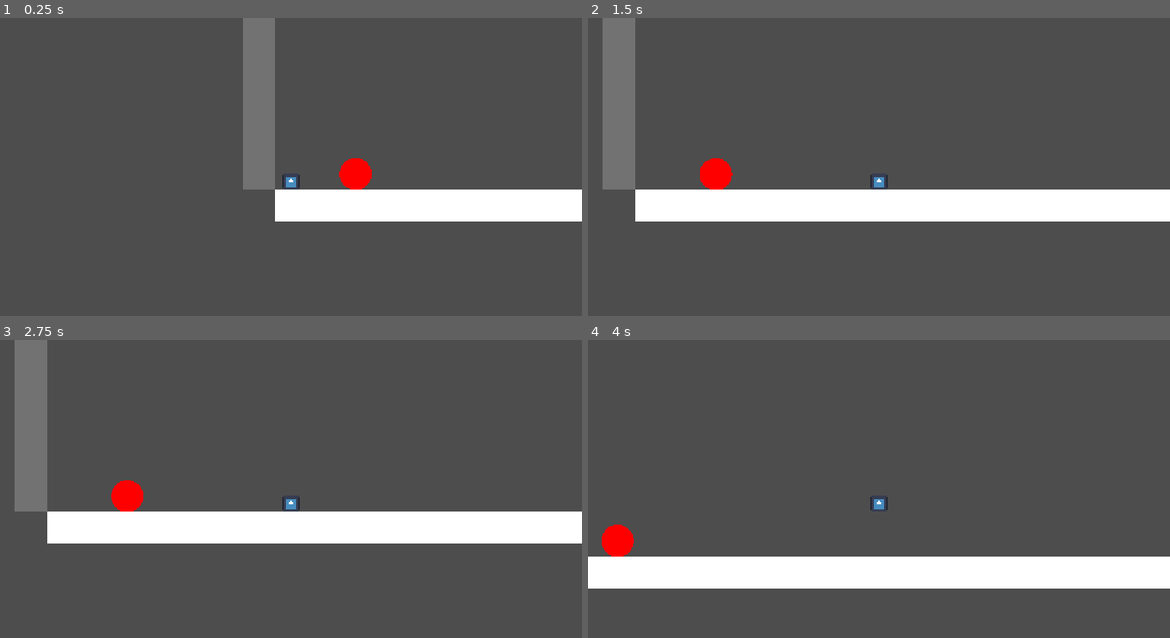
Above: before the commit, frames 1-4 (two rows, left to right).
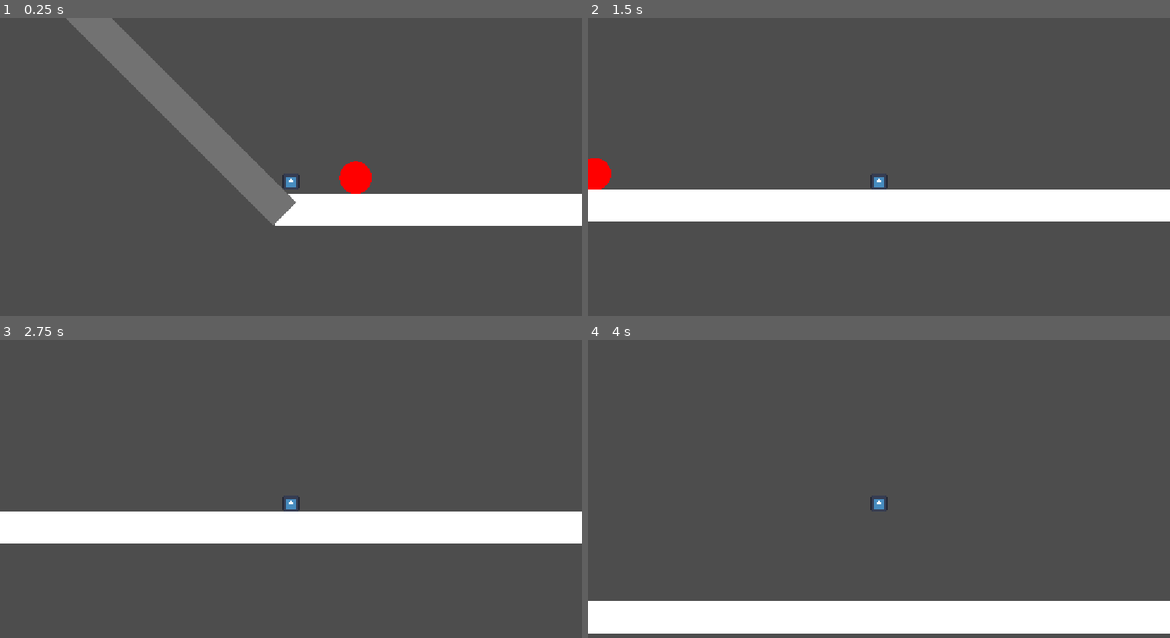
Above: after the commit, the same moments.

Repository: AlanW-bths/NYC-Haven-Jam
Game: Godot game, scene res://Sisyphus.tscn
The game is run twice, just before and just after one commit, with the same random seed, the same clock (stepped at 60 frames per second) and the same inputs. This scene is started directly instead of the project's main scene. The engine's default icon, where the game draws it, is replaced by a stand-in: a white triangle on a blue panel in a dark square.
Inputs:
- Up to frame 1 (0.25 s): no input
- Up to frame 2 (1.5 s): tap Enter at 0.5 s; hold Shift (sprint) 0.53-1.28 s; hold Right (right) from 0.53 s (still down); tap Space (jump) at 0.77 s; tap Shift (sprint) at 1.35 s
- Up to frame 3 (2.75 s): tap Space (jump) at 1.52 s; release Right (right) at 2.03 s; hold Left (left) from 2.03 s (still down); hold Shift (sprint) from 2.03 s (still down)
- Up to frame 4 (4 s): release Left (left) at 2.78 s; release Shift (sprint) at 2.78 s; hold Right (right) from 2.78 s (still down); tap Shift (sprint) at 2.85 s; tap Space (jump) at 3.02, 3.77 s; hold Shift (sprint) from 3.53 s (still down)

The runs differ from the first frame. In frame 1, 9.1% of the frame differs, in the area x 11-100%, y 0-70%; in frame 2, 4.8%; in frame 3, 4.6%; in frame 4, 22%, in the area x 0-100%, y 61-99%.

Commit message:
Made rigid body interactions work
Player movement script allows player body to interact with other physics objects

Diff:
--- a/do-your-best!/Main_Menu.tscn
+++ b/do-your-best!/Main_Menu.tscn
@@ -7,3 +7,9 @@
 anchor_bottom = 1.0
 grow_horizontal = 2
 grow_vertical = 2
+
+[node name="Container" type="Container" parent="." unique_id=1233438900]
+layout_mode = 0
+offset_right = 996.9231
+offset_bottom = 80.99977
+scale = Vector2(1.1555555, 8.000022)
--- a/do-your-best!/PlayerMovement.gd
+++ b/do-your-best!/PlayerMovement.gd
@@ -3,9 +3,10 @@
 
 var speed = 75.0
 var sprint_speed = 150.0
-var acceleration = 400.0
-var deceleration = 300.0
+var acceleration = 200.0
+var deceleration = 150.0
 var jump_velocity = -200.0
+var force = 80.0
 
 func _physics_process(delta: float) -> void:
 	# Apply gravity
@@ -26,4 +27,9 @@
 	else:
 		#Decelerate
 		velocity.x = move_toward(velocity.x, 0, deceleration * delta)
+	if move_and_slide(): # true if collided
+		for i in get_slide_collision_count():
+			var col = get_slide_collision(i)
+			if col.get_collider() is RigidBody2D:
+				col.get_collider().apply_force(col.get_normal() * -force)
 	move_and_slide()
--- a/do-your-best!/Sisyphus.tscn
+++ b/do-your-best!/Sisyphus.tscn
@@ -47,9 +47,9 @@
 
 [node name="Ball" type="RigidBody2D" parent="Sisyphus" unique_id=1400348022]
 position = Vector2(72, 568)
-collision_layer = 2
+collision_layer = 3
 collision_priority = 2.0
-mass = 0.014
+mass = 0.025
 contact_monitor = true
 
 [node name="CollisionShape2D" type="CollisionShape2D" parent="Sisyphus/Ball" unique_id=1666385820]
@@ -77,7 +77,8 @@
 [node name="leftWall" type="StaticBody2D" parent="Sisyphus" unique_id=728353870]
 modulate = Color(0.44755095, 0.44755095, 0.44755095, 1)
 self_modulate = Color(0.40756536, 0.4075654, 0.40756524, 1)
-position = Vector2(24, 464)
+position = Vector2(-48, 509.5)
+rotation = -0.7853295
 collision_layer = 3
 
 [node name="CollisionShape2D" type="CollisionShape2D" parent="Sisyphus/leftWall" unique_id=1009497456]
--- a/do-your-best!/physics_CharBody.gd
+++ /dev/null
@@ -1,13 +0,0 @@
-extends Node2D
-
-@export var pushForce = 500
-@export var bodyPath: NodePath = "Node2D.Player"
-@onready var body: CharacterBody2D = get_node(bodyPath)
-var force = 1000
-
-func _physics_process(_delta):
-	if $CharacterBody2D.move_and_slide(): # true if collided
-		for i in $CharacterBody2D.get_slide_collision_count():
-			var col = $CharacterBody2D.get_slide_collision(i)
-			if col.get_collider() is RigidBody2D:
-				col.get_collider().apply_force(col.get_normal() * -force)
--- a/do-your-best!/project.godot
+++ b/do-your-best!/project.godot
@@ -11,7 +11,7 @@
 [application]
 
 config/name="Do Your Best!"
-run/main_scene="uid://ojmqkvk4wpie"
+run/main_scene="uid://bxg41gwnj4bw3"
 config/features=PackedStringArray("4.7", "GL Compatibility")
 config/icon="res://icon.svg"
 
Not shown, removed: do-your-best!/physics_CharBody.gd.uid
